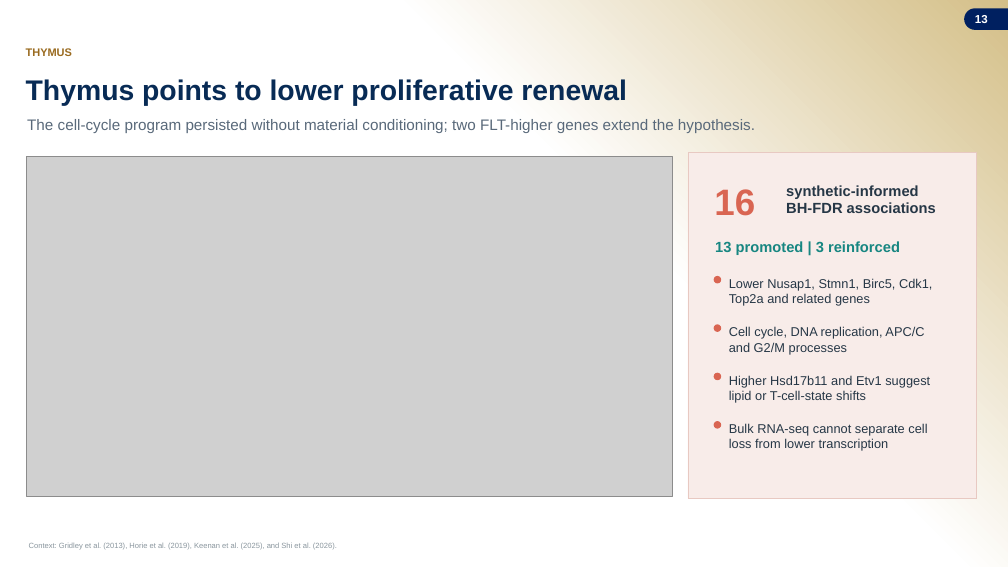
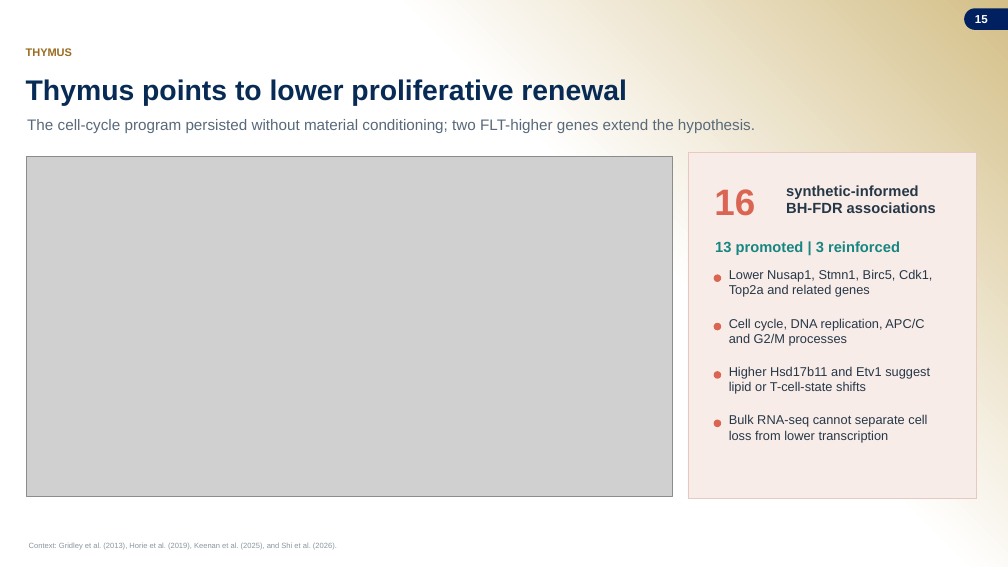
Before and after one commit to jasont314/nasa-mouse, a slide deck: slide 15 of presentation/SLSTP_2026_Generative_Transcriptomics.pptx (slide 13 before the commit). Drawn at 1008x567 pixels with LibreOffice and Linux fonts; fonts in the diff are those of the drawing; grey boxes stand for pictures; background and template pictures are left out. Boxes give left, top, right and bottom in pixels: in the first picture for what was removed or moved away, otherwise in the second. Text is boxed around its words. In the diff, an @@ line names an element or a change of style, - is before the commit and + after.

```diff
--- a/presentation/SLSTP_2026_Generative_Transcriptomics.pptx
+++ b/presentation/SLSTP_2026_Generative_Transcriptomics.pptx
@@ page number at <box>975,15,988,23</box>: text changed @@
-13
+15
@@ vertical alignment middle to top in 4 elements at <box>729,269,932,297</box>, <box>729,318,924,346</box>, <box>729,366,930,394</box>, <box>729,414,927,443</box> @@
```
Also in this commit, not shown: 3 other slides changed, 2 slides added, 3 other files.
